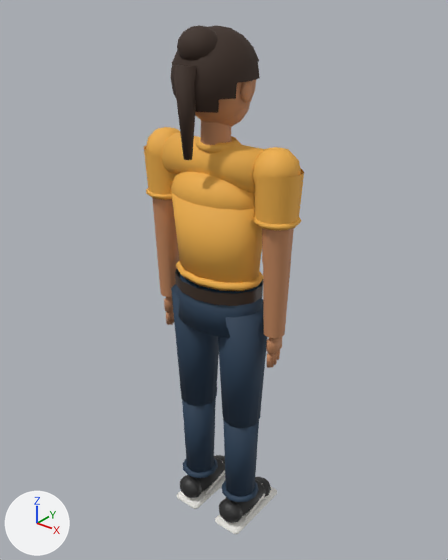
An edit to the glTF model game/models/person_2.glb, drawn before and after from the same camera.
The view is the same before and after, from a 50 mm lens placed at (1.11, -1.362, 1.793), pointed at (-0.015, 0.044, 0.922). The axes (+X, +Y, +Z) are drawn at lower left. The lights are the same throughout. The picture after the commit comes second. Where no turn or scale is listed for an object, it has been applied to the vertices. Vertices at exactly the same position are counted once.

Names of what the first picture shows: 'ArmL', 'ArmR', 'Body', 'ForeArmL', 'ForeArmR', 'Head', 'LegL', 'LegR', 'ShinL', 'ShinR'.
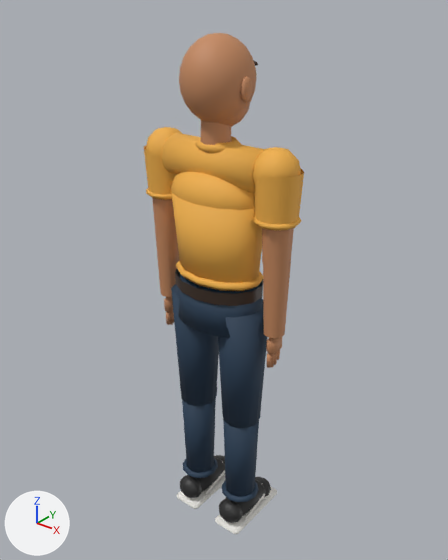
What differs and where, as boxes (x1, y1, x2, y2) in the pictures (448 x 560 px):
'Head', reshaped (12% narrower, 12% shorter): before (170, 25, 260, 160); after (179, 33, 258, 152)
part 1 of me_head_002, deleted (brown): before (177, 25, 218, 60)
part 2 of me_head_002, deleted (brown): before (170, 25, 260, 113)
part 3 of me_head_002, deleted: before (172, 65, 197, 160)

What the commit changed:
me_head_002 is used by ob_head; location (0.0, 0.0, 1.4).
me_head_002 had 1262 vertices, 2380 faces and spanned x -0.118..0.118, y -0.164..0.119, z -0.045..0.287.
me_head_002 now has 1006 vertices, 1900 faces and spans x -0.112..0.112, y -0.112..0.119, z -0.04..0.266.
me_head_002 part 1: the loose piece of 100 vertices spanning x -0.057..0.057, y -0.133..-0.017, z 0.183..0.287 is deleted.
me_head_002 part 2: the loose piece of 88 vertices spanning x -0.118..0.118, y -0.137..0.115, z 0.079..0.284 is deleted.
me_head_002 part 3: the loose piece of 20 vertices spanning x -0.032..0.032, y -0.164..-0.096, z -0.045..0.195 is deleted.
Other edits to the shape of me_head_002 do not show in these pictures.
me_head_002 no longer uses material mat_belt (brown #3a2a1e).
